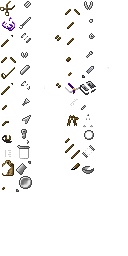
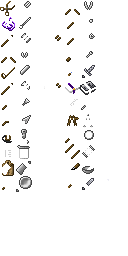
Layered file, before and after one edit (w=128, h=256). Changes by layer:
painted on "Pasted Layer #4" over [68, 65, 109, 190]
